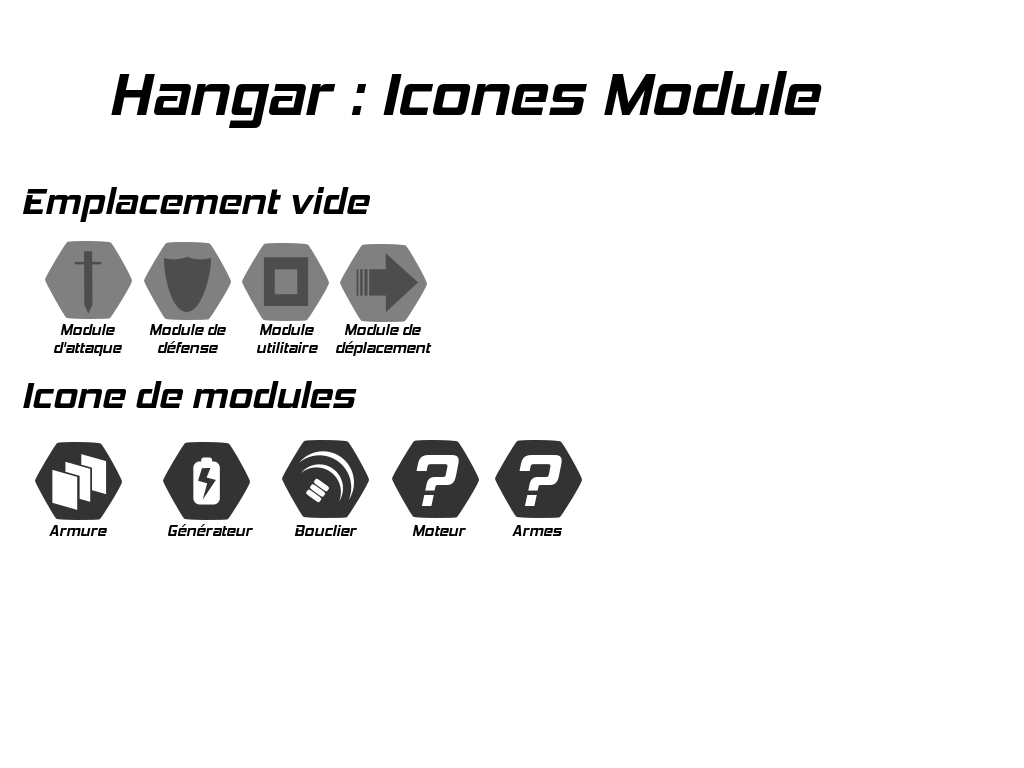
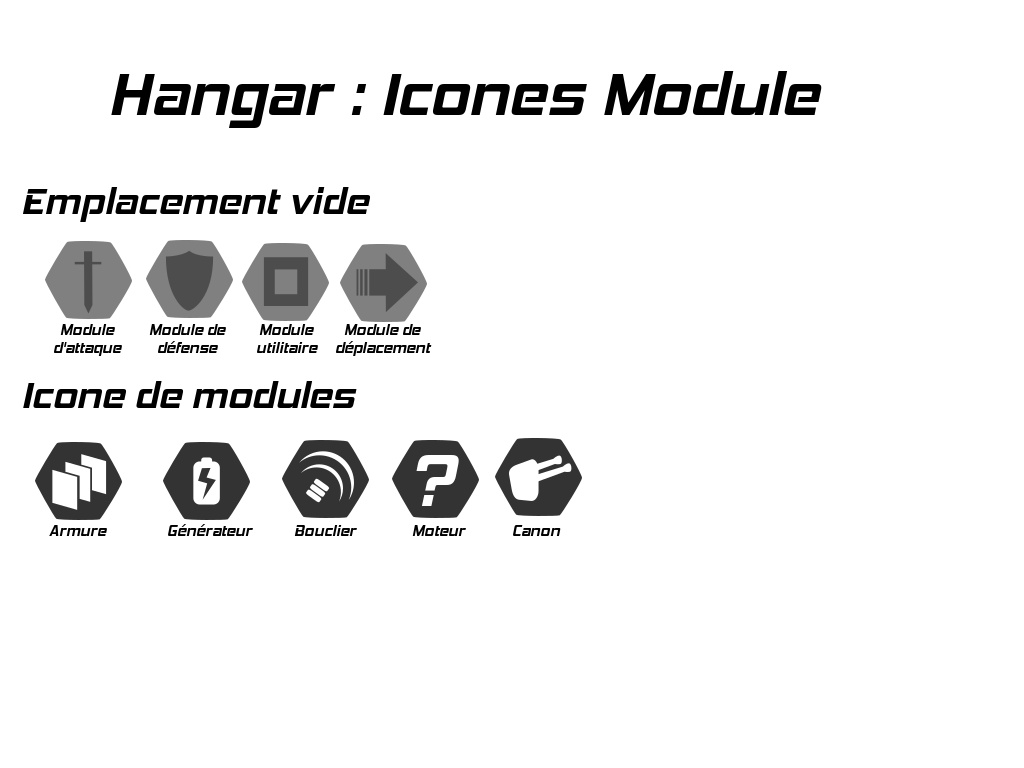
Layers edited between the first and the second 1024×768 image:
painted on "vide_def.png" over [144, 240, 233, 320]
renamed "Copie de ?" to "canon.png", moved it above "Canon", painted on it over [495, 438, 582, 518]
renamed "Armes" to "Canon", painted on it over [512, 525, 562, 536]
